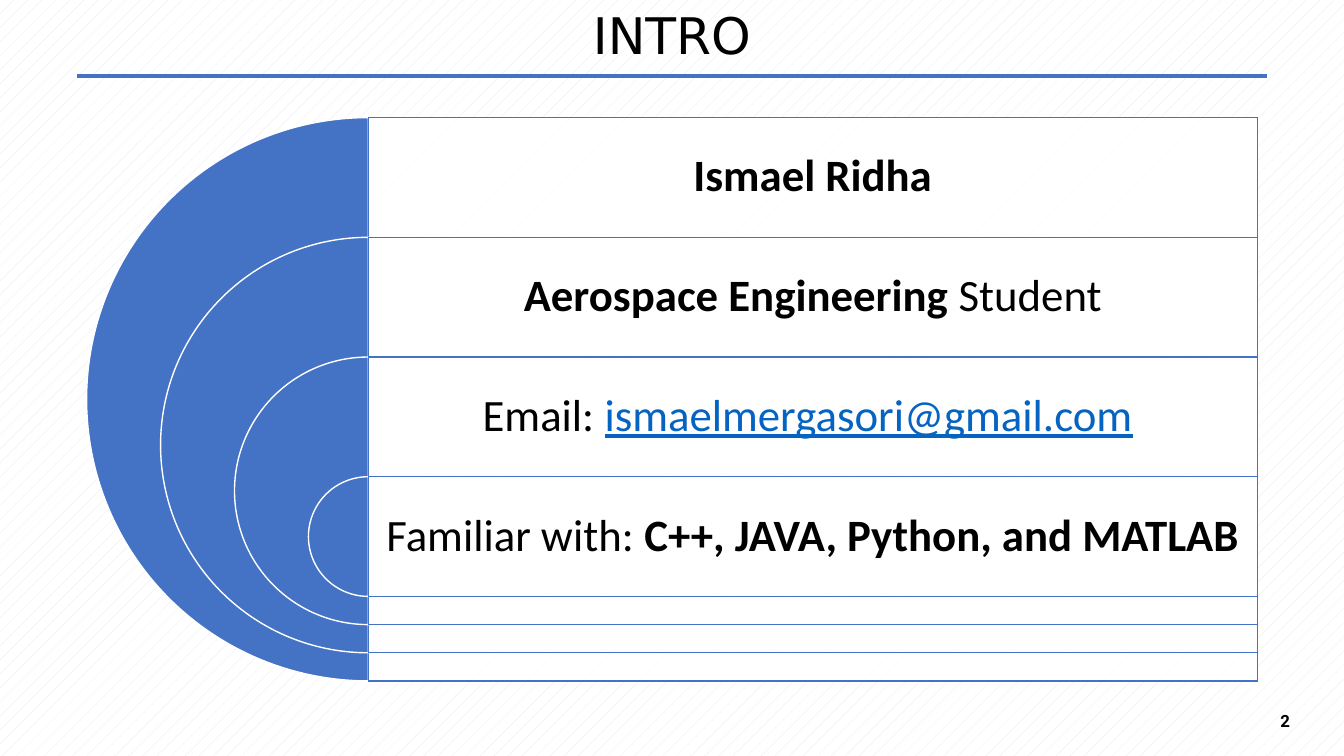
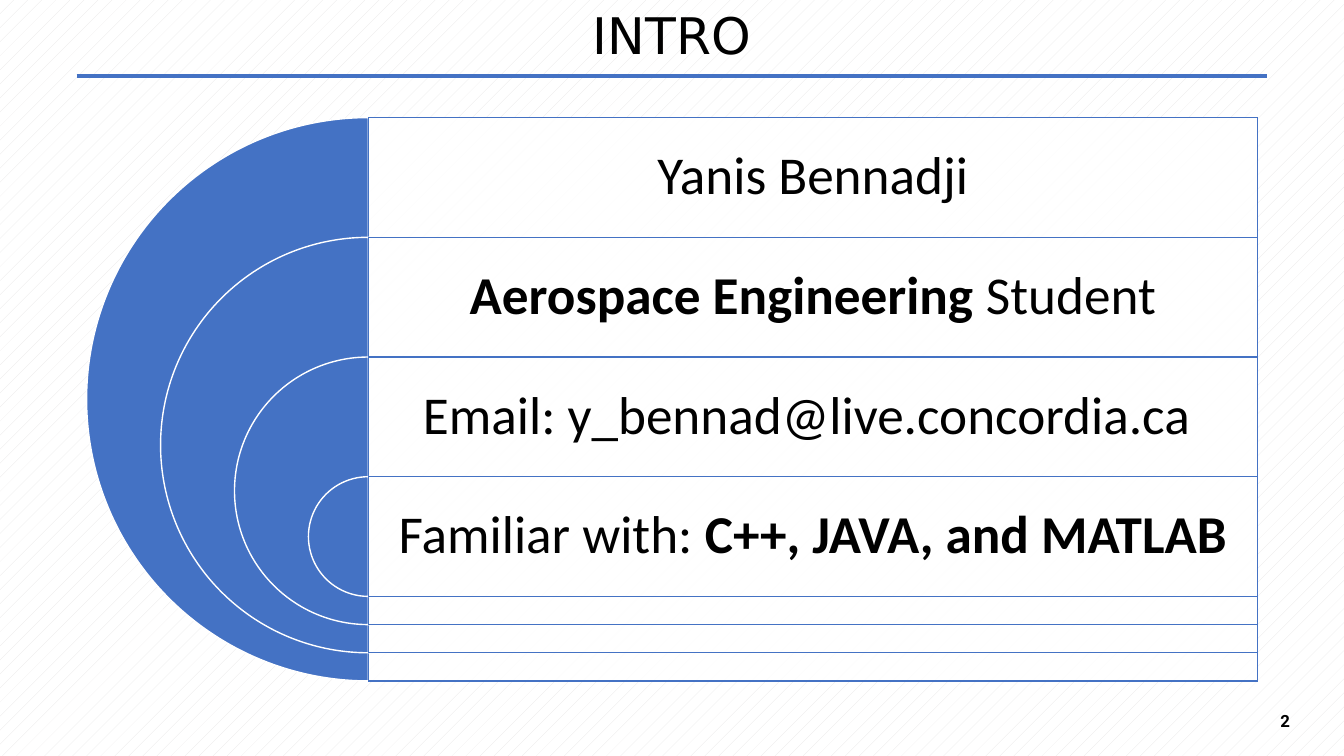
Before and after one commit to yakuman2800/COEN244_F2023, a slide deck: slide 2 of tut1/ppt1.pptx. Drawn at 1344x756 pixels with LibreOffice and Linux fonts; fonts in the diff are those of the drawing. Boxes give left, top, right and bottom in pixels: in the first picture for what was removed or moved away, otherwise in the second. Text is boxed around its words. In the diff, an @@ line names an element or a change of style, - is before the commit and + after.

```diff
--- a/tut1/ppt1.pptx
+++ b/tut1/ppt1.pptx
@@ text at (657, 157, 968, 203): text changed; size 32 to 38 pt; bold off @@
-Ismael Ridha
+Yanis Bennadji
@@ text "Aerospace Engineering Student" at (470, 276, 1156, 323): size 32 to 38 pt; more space between paragraphs @@
@@ text at (423, 397, 1190, 443): text changed; size 32 to 38 pt; text colour #0563C1 to #000000 @@
-Email: ismaelmergasori@gmail.com
+Email: y_bennad@live.concordia.ca
@@ text at (399, 515, 1227, 560): text changed; size 32 to 38 pt @@
-Familiar with: C++, JAVA, Python, and MATLAB
+Familiar with: C++, JAVA, and MATLAB
```
Also in this commit, not shown: 3 other slides changed, 1 slide added, 1 other file.
